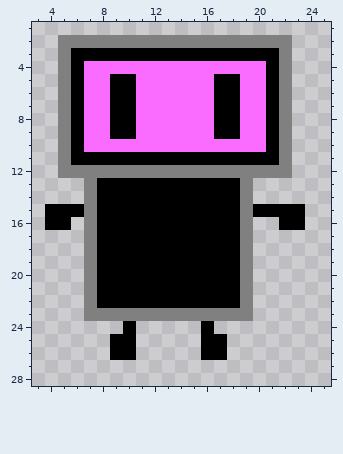
Two states of a pixel-art sprite, sprites/black_front.png. This is how it looked before the edit.
The file is 30x30 pixels. Shown: x 3..25, y 1..28.
After the commit:
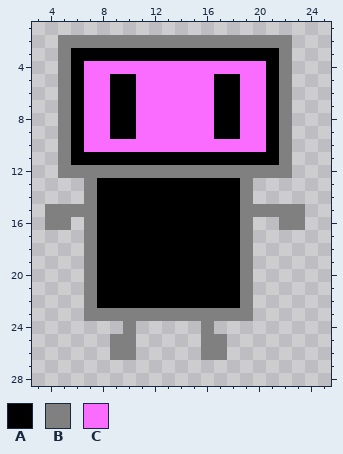
Palette (. is transparent): A #000000  B #808080  C #fa6bff
Changes in this commit:
Colour B replaces colour A in row 15 at x 4 to 6 and 20 to 23; in row 16 at x 4 to 5 and 22 to 23; in row 24 at x 10 and 16; in rows 25 to 26 at x 9 to 10 and 16 to 17.
